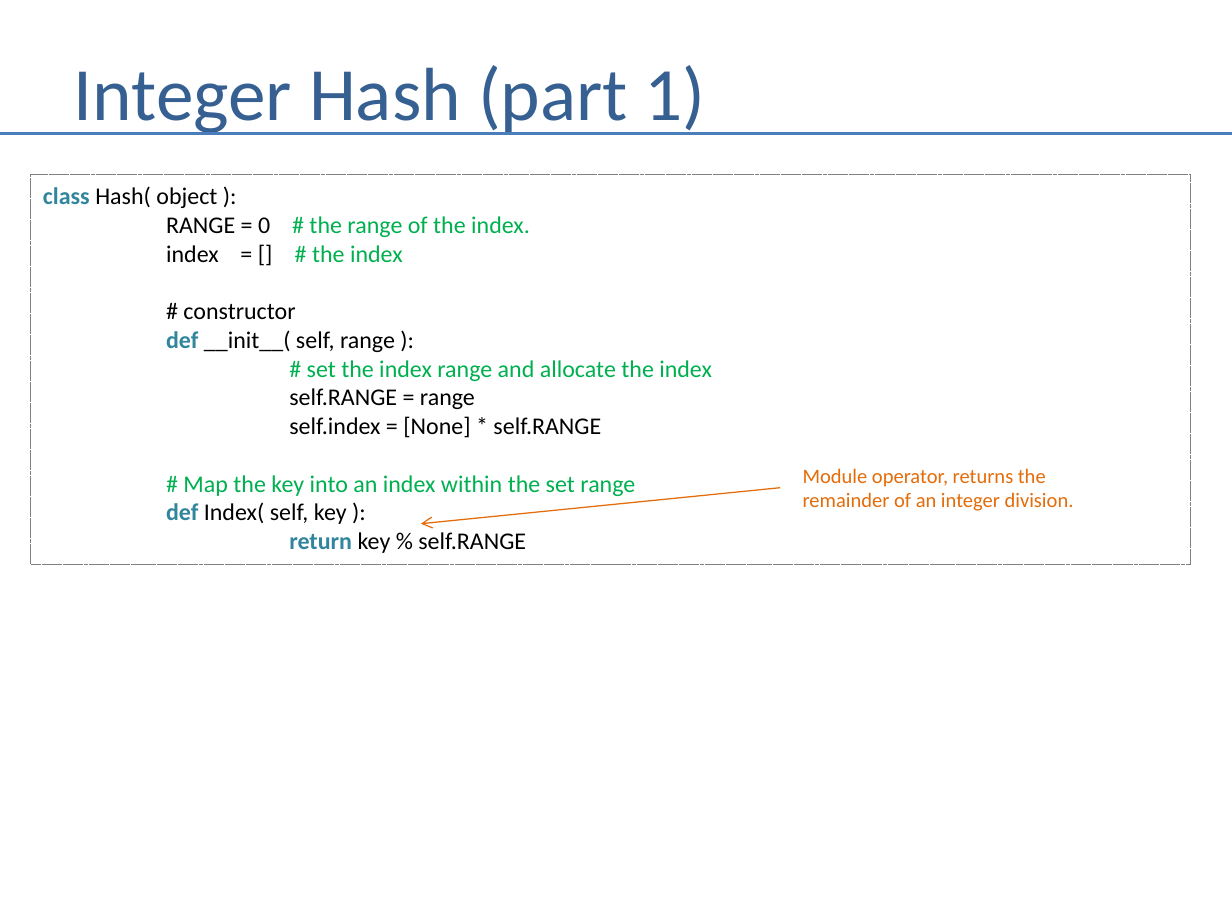
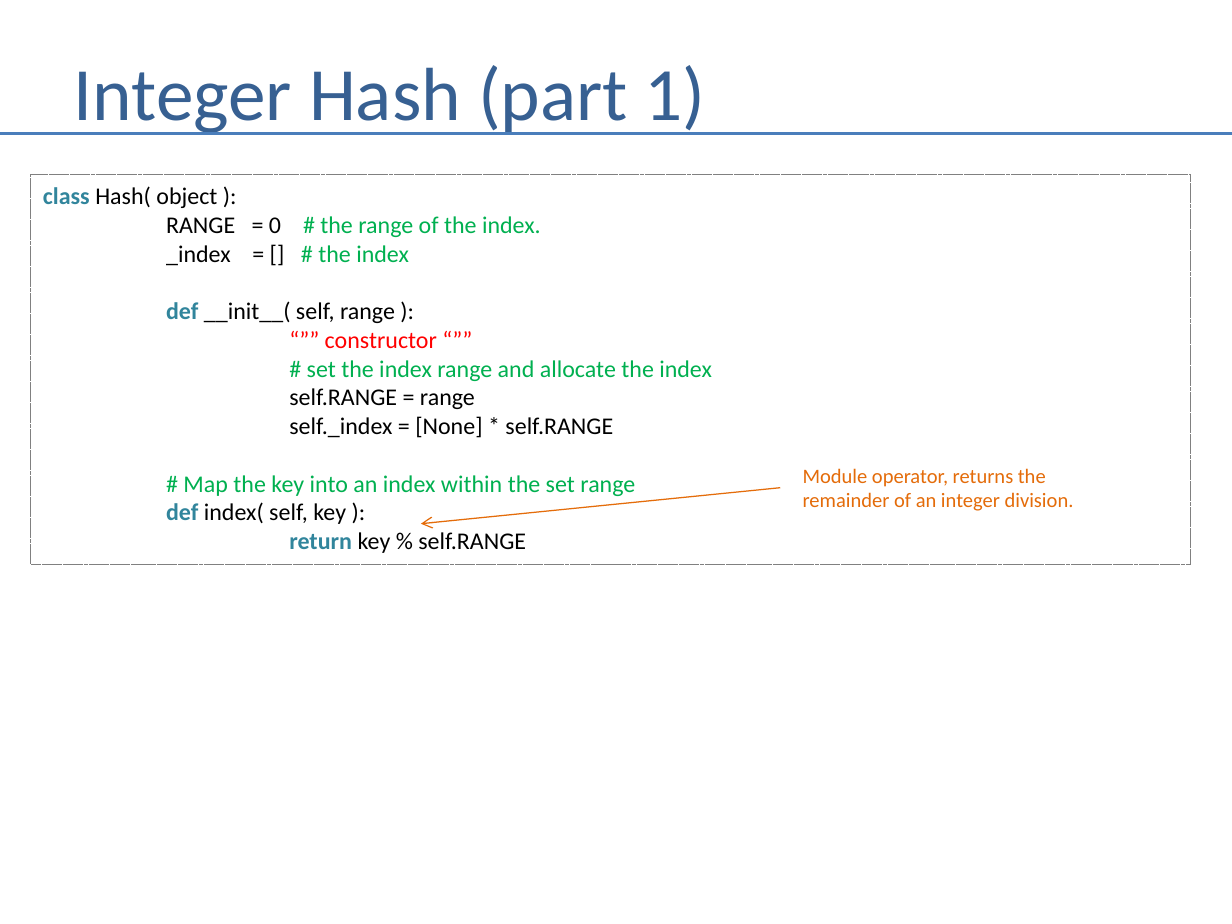
Before and after one commit to andrewferlitsch/Portland-Data-Science-Group, a slide deck: slide 85 of Presentations/Whiteboarding.pptx. Drawn at 1232x924 pixels with LibreOffice and Linux fonts; fonts in the diff are those of the drawing. Boxes give left, top, right and bottom in pixels: in the first picture for what was removed or moved away, otherwise in the second. Text is boxed around its words. In the diff, an @@ line names an element or a change of style, - is before the commit and + after.

```diff
--- a/Presentations/Whiteboarding.pptx
+++ b/Presentations/Whiteboarding.pptx
@@ text in rectangle at bbox=[166, 245, 409, 266]: text changed @@
-index = [] # the index
-# constructor
+_index = [] # the index
@@ text in rectangle at bbox=[325, 333, 437, 348]: paragraph added @@
+“”” constructor “””
@@ text in rectangle at bbox=[289, 416, 613, 438]: text changed @@
-self.index = [None] * self.RANGE
+self._index = [None] * self.RANGE
```
Also in this commit, not shown: 9 other slides changed, 1 other file.
